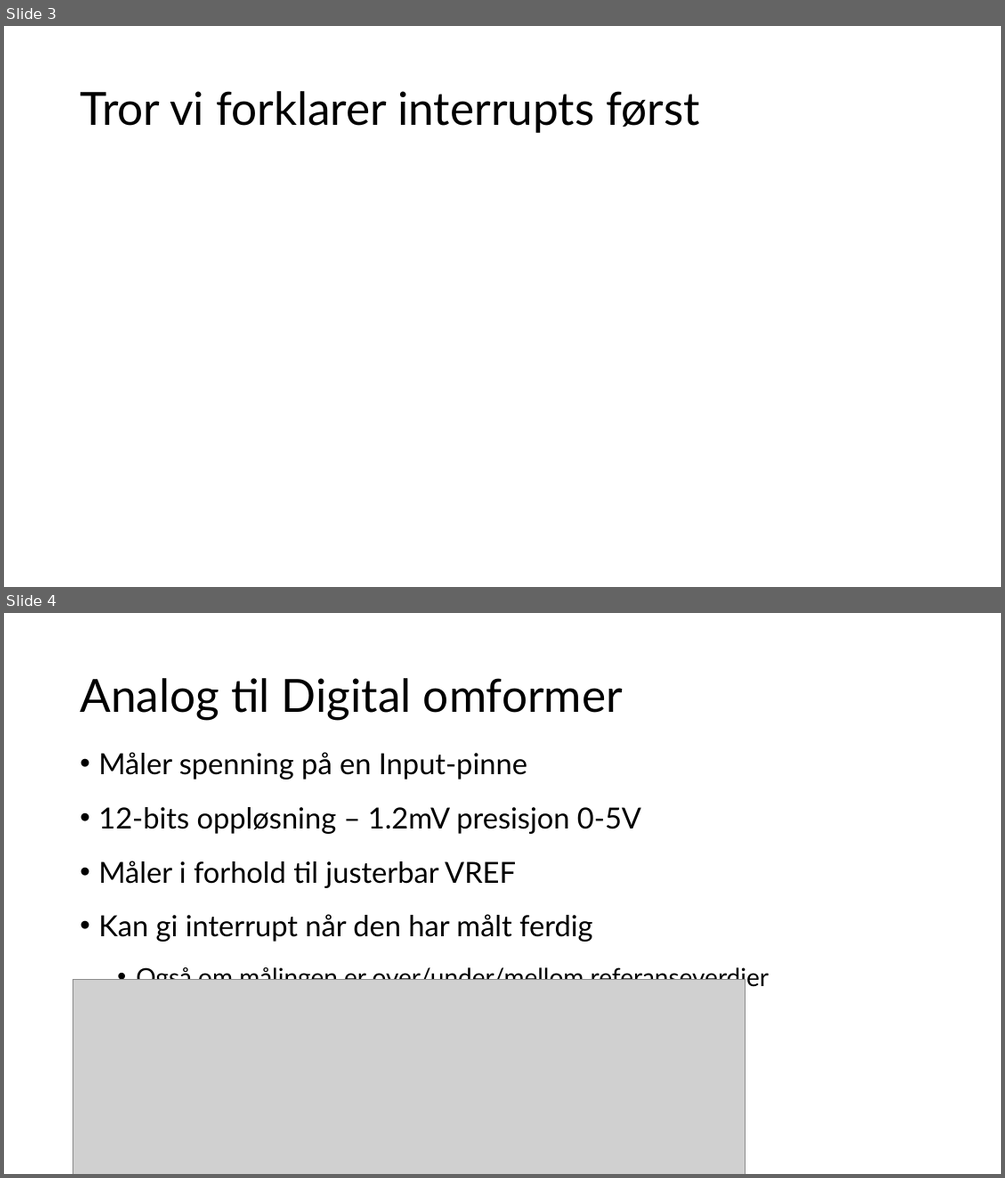
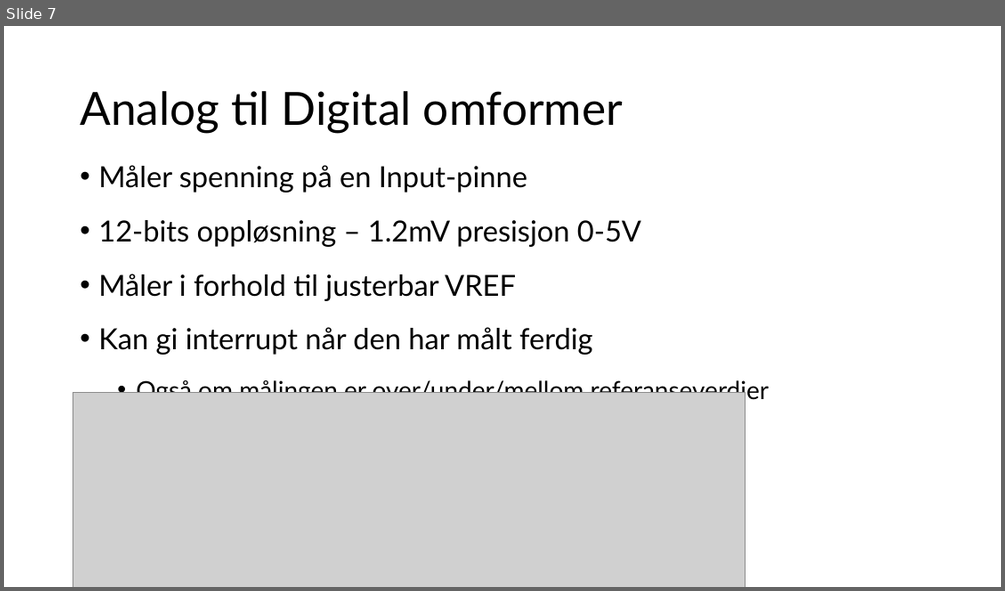
Before and after one commit to ElektraVerksted/AVR-kurs, a slide deck: Kursdag 2/Dag to.pptx. Shown one above the other, each under a label of ours: slides 3 and 4 before the commit, slide 7 after it. The pictures are 1005x1178 and 1005x591 pixels, drawn with LibreOffice and Linux fonts; fonts in the diff are those of the drawing; grey boxes stand for pictures. Boxes give left, top, right and bottom in pixels: in the first picture for what was removed or moved away, otherwise in the second. Text is boxed around its words. In the diff, an @@ line names an element or a change of style, - is before the commit and + after.

```diff
--- a/Kursdag 2/Dag to.pptx
+++ b/Kursdag 2/Dag to.pptx
@@ slide 3 removed at (4, 26, 1001, 587), background #FFFFFF @@
@@ title removed at (80, 91, 699, 133) @@
-Tror vi forklarer interrupts først
@@ what was slide 4 is now slide 7 @@
```
Also in this commit, not shown: 2 slides changed, 4 slides added.
